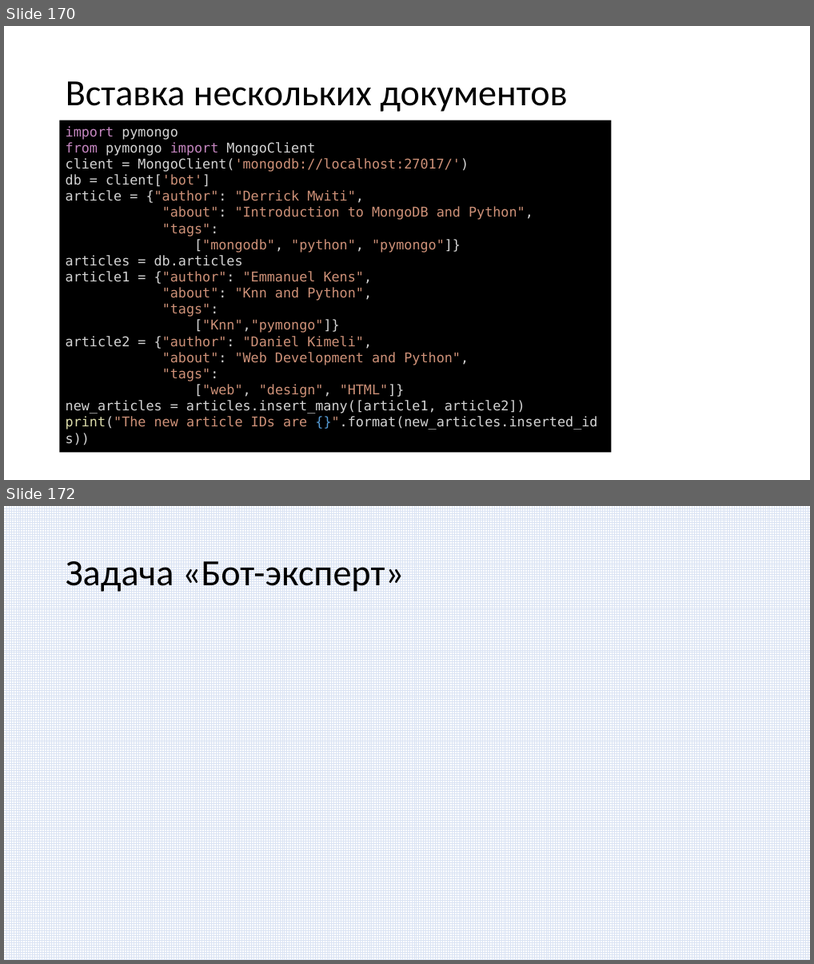
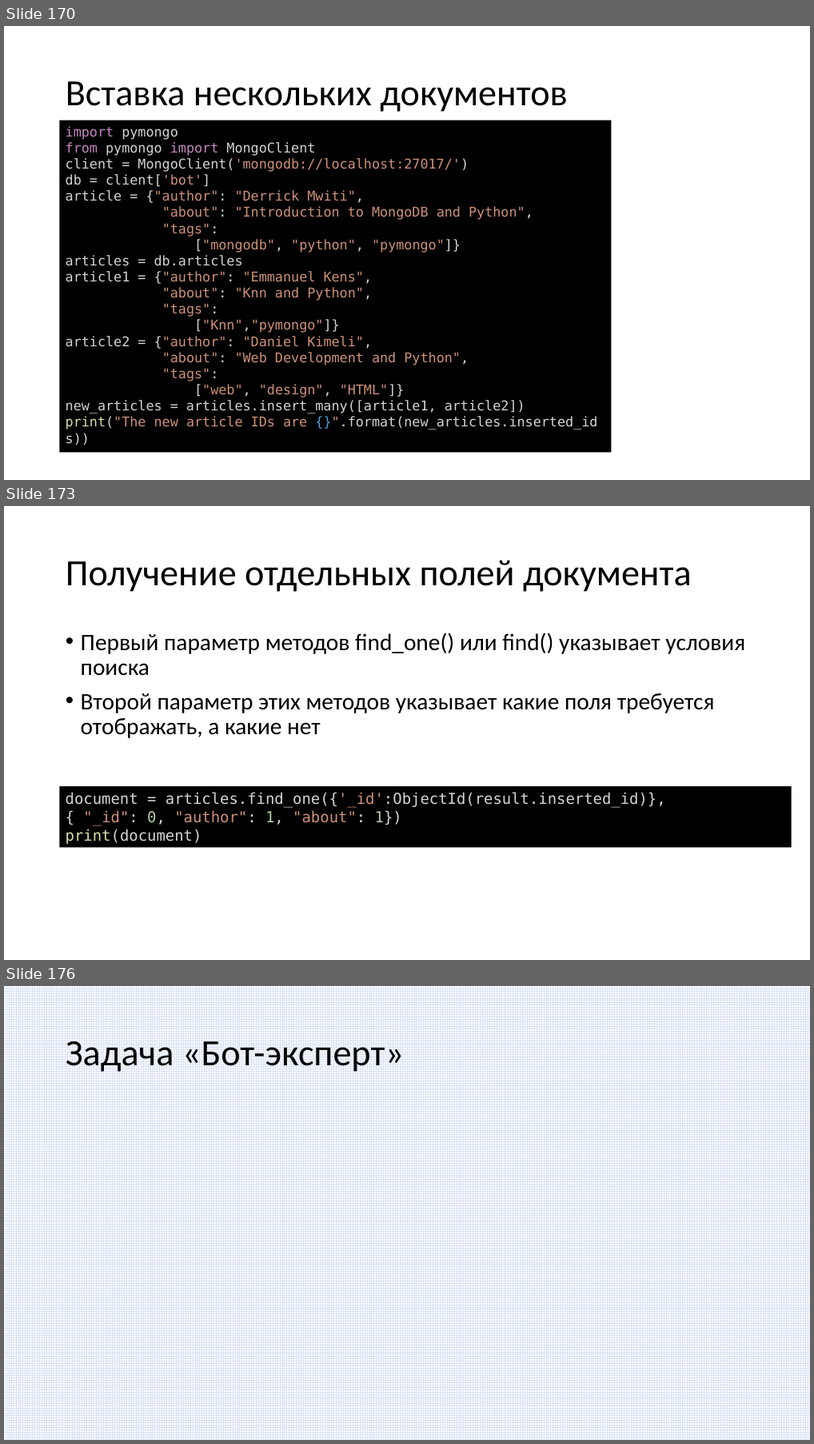
Before and after one commit to paveltsytovich/telegram-course, a slide deck: Presentation/Разработка ботов для телеграмм на Python.pptx. Shown one above the other, each under a label of ours: slides 170 and 172 before the commit, slides 170, 173 and 176 after it; the slides between them are not shown. The pictures are 814x964 and 814x1444 pixels, drawn with LibreOffice and Linux fonts; fonts in the diff are those of the drawing. Boxes give left, top, right and bottom in pixels: in the first picture for what was removed or moved away, otherwise in the second. Text is boxed around its words. In the diff, an @@ line names an element or a change of style, - is before the commit and + after.

Commit message:
Слайды про поиск по условию

```diff
--- a/Presentation/Разработка ботов для телеграмм на Python.pptx
+++ b/Presentation/Разработка ботов для телеграмм на Python.pptx
@@ slide 173 added at (x1=4, y1=506, x2=810, y2=960), background #FFFFFF @@
@@ title added at (x1=66, y1=560, x2=692, y2=592), 44 pt, text #000000 @@
+Получение отдельных полей документа
@@ text added at (x1=81, y1=632, x2=746, y2=738), 28 pt, text #000000 @@
+• Первый параметр методов find_one() или find() указывает условия поиска
+• Второй параметр этих методов указывает какие поля требуется отображать, а какие нет
@@ rectangle added at (x1=60, y1=786, x2=792, y2=847), fill #000000, 18 pt, text #D4D4D4 @@
+document = articles.find_one({'_id':ObjectId(result.inserted_id)},
+{ "_id": 0, "author": 1, "about": 1})
+print(document)
@@ what was slide 172 is now slide 176 @@
```
Also in this commit, not shown: 4 other slides added, 1 slide removed.
